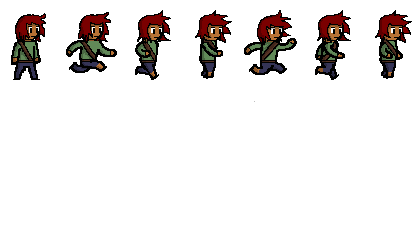
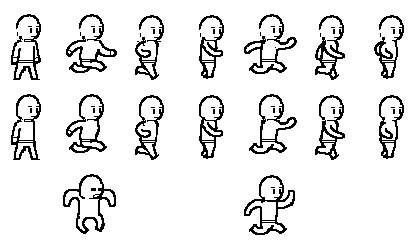
Layer changes from the first 420x240 image to the second:
removed layer "shading" (was 25%) over [13, 12, 405, 102]
removed layer "hair outline" over [15, 10, 412, 44]
removed layer "hair coloring" over [15, 11, 409, 42]
removed layer "details" over [143, 39, 396, 62]
painted on "outlines" over [11, 14, 404, 235]
removed layer "coloring" over [13, 14, 403, 78]
